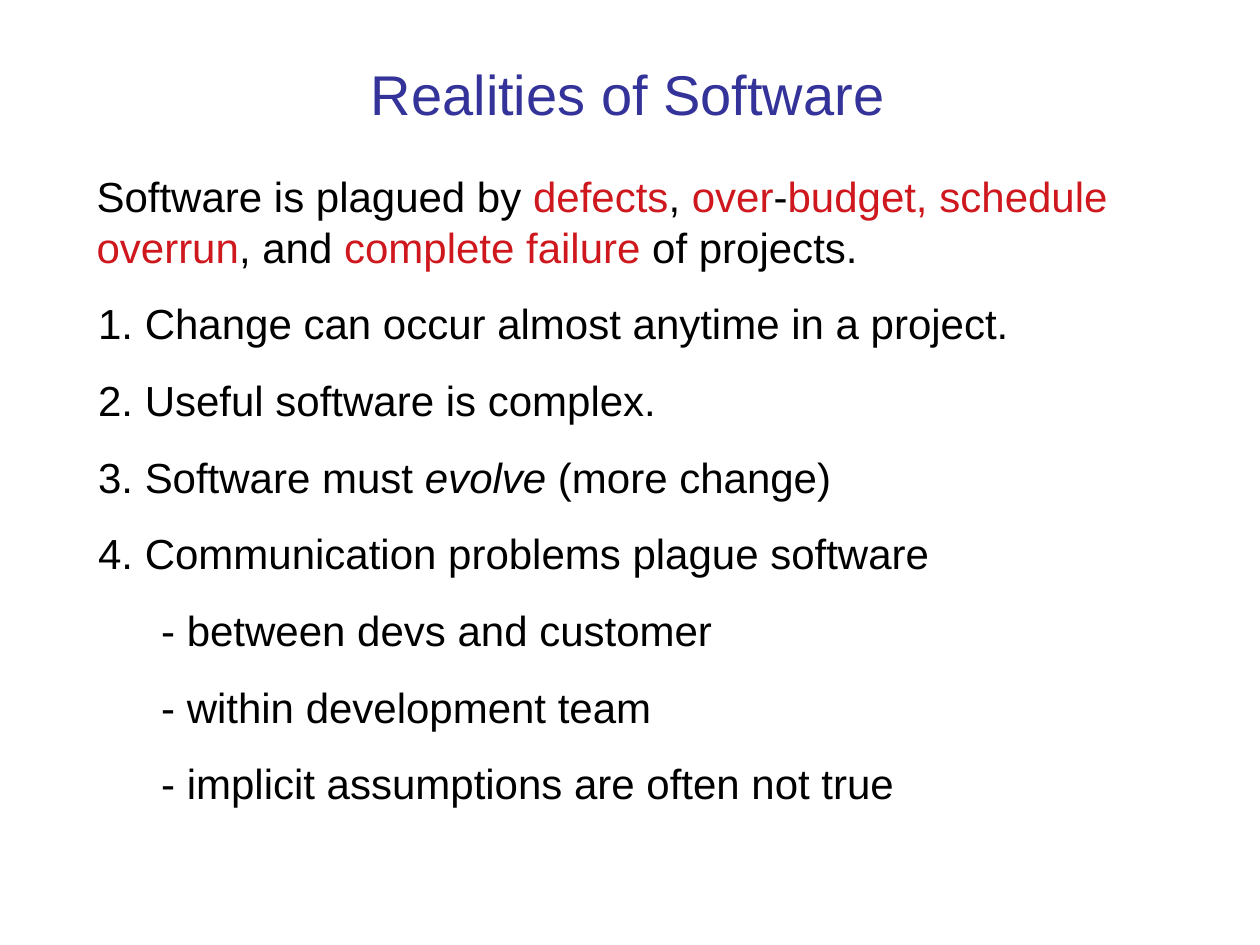
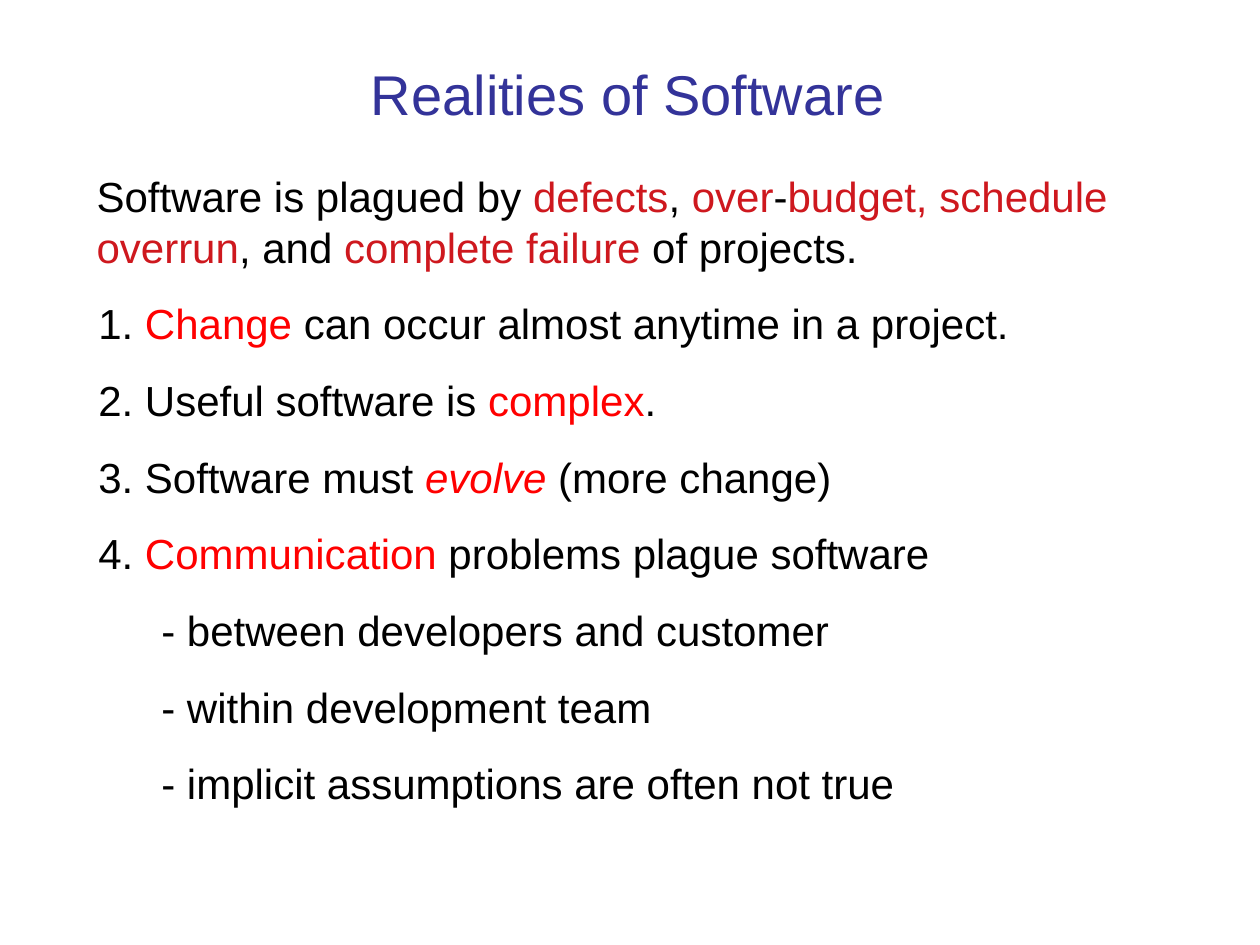
Before and after one commit to cpske/ISP, a slide deck: slide 12 of software-process/Introduction-software-process.ppt. Drawn at 1260x945 pixels with LibreOffice and Linux fonts; fonts in the diff are those of the drawing. Boxes give left, top, right and bottom in pixels: in the first picture for what was removed or moved away, otherwise in the second. Text is boxed around its words. In the diff, an @@ line names an element or a change of style, - is before the commit and + after.

```diff
--- a/software-process/Introduction-software-process.ppt
+++ b/software-process/Introduction-software-process.ppt
@@ text at box(97, 181, 1107, 808): text colour #000000 to #FF0000 in "Change", "complex.", "evolve", "Communication" @@
@@ text at box(187, 615, 829, 654): text changed @@
-  - between devs and customer
+  - between developers and customer
```
Also in this commit, not shown: 12 other slides changed, 2 slides added, 10 other files.
